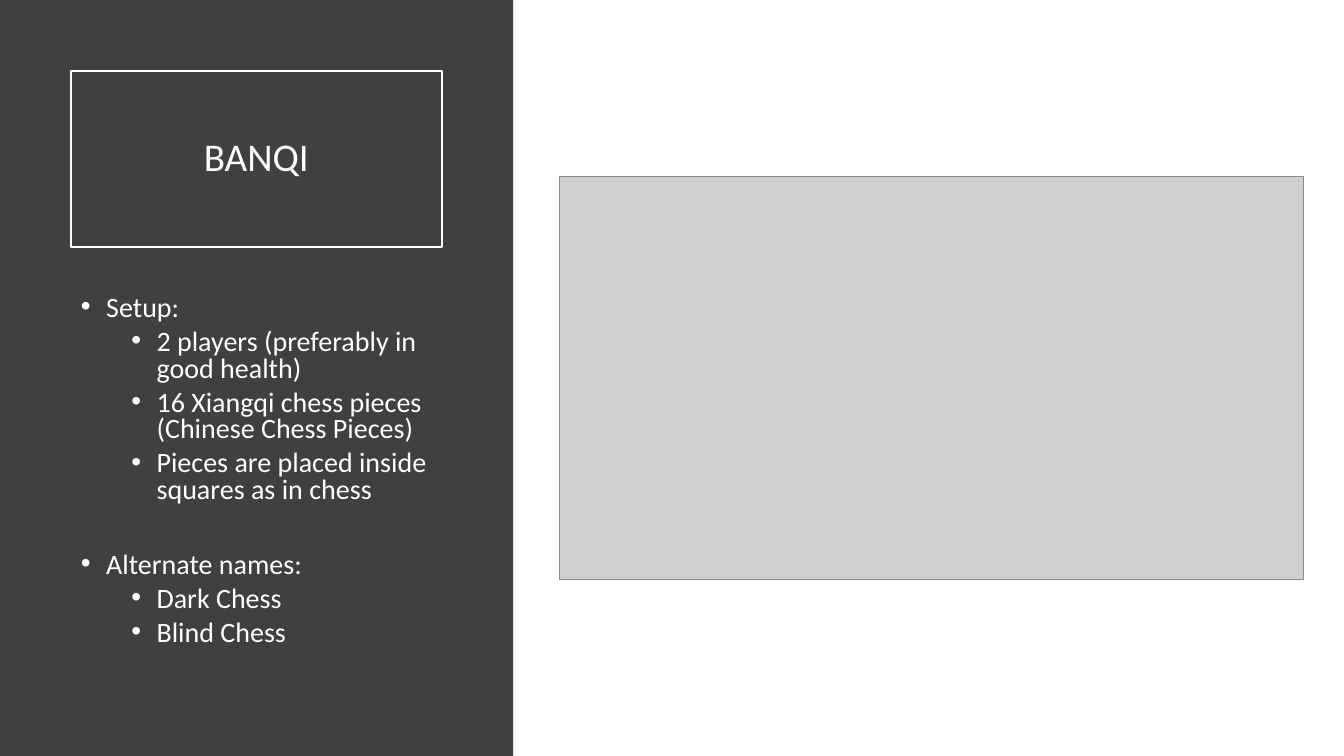
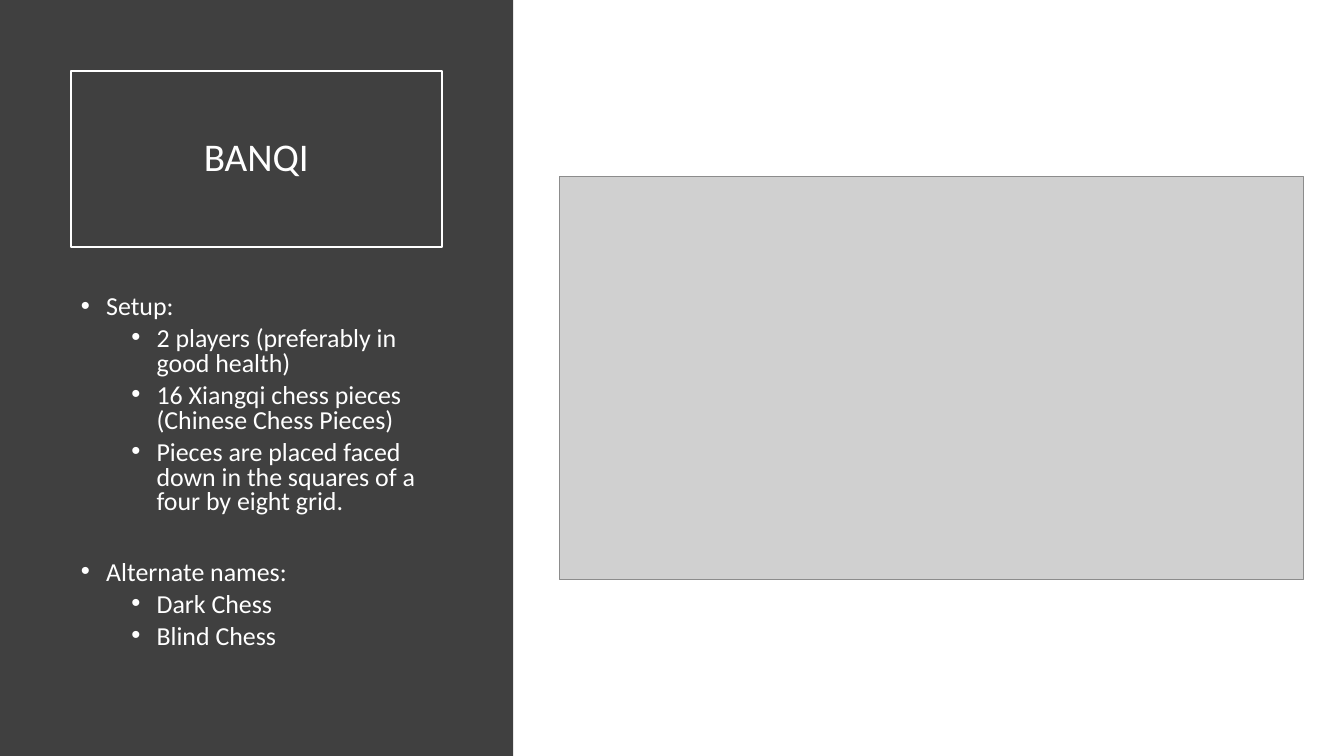
Before and after one commit to cs414glaad/cs414-f18-001-glaad, a slide deck: slide 2 of GLAAD Presentation.pptx. Drawn at 1344x756 pixels with LibreOffice and Linux fonts; fonts in the diff are those of the drawing; grey boxes stand for pictures. Boxes give left, top, right and bottom in pixels: in the first picture for what was removed or moved away, otherwise in the second. Text is boxed around its words. In the diff, an @@ line names an element or a change of style, - is before the commit and + after.

```diff
--- a/GLAAD Presentation.pptx
+++ b/GLAAD Presentation.pptx
@@ text at (x1=106, y1=298, x2=401, y2=645): size 20 to 18.5 pt in "Setup:", "2 players (preferably in good health)", "16 Xiangqi chess pieces (Chinese Chess Pieces)", "Alternate names:" and 2 more places @@
@@ text at (x1=157, y1=443, x2=415, y2=515): text changed; size 20 to 18.5 pt @@
-  • Pieces are placed inside squares as in chess
+  • Pieces are placed faced down in the squares of a four by eight grid.
```
Also in this commit, not shown: 1 other slide changed.
